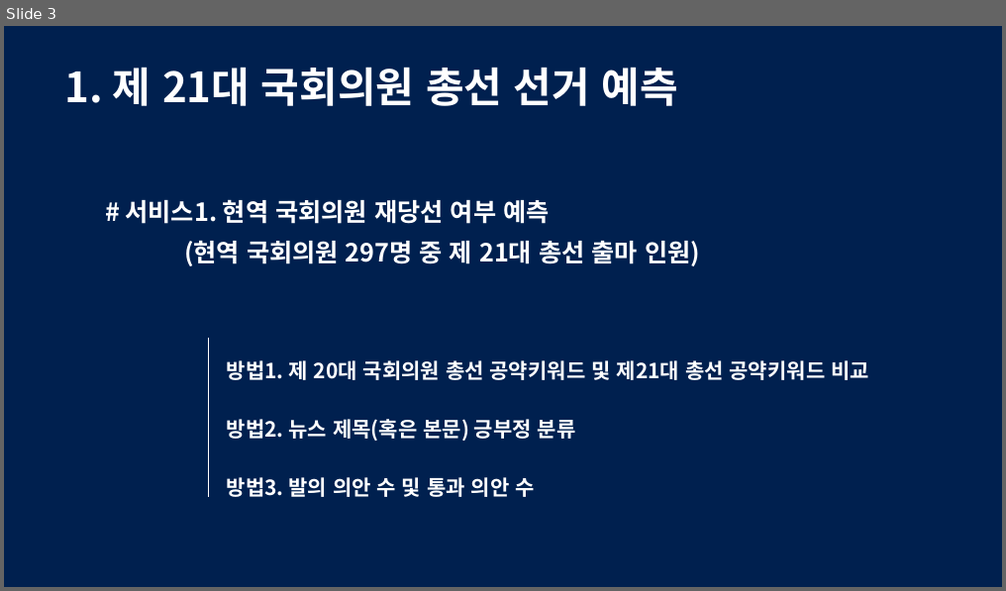
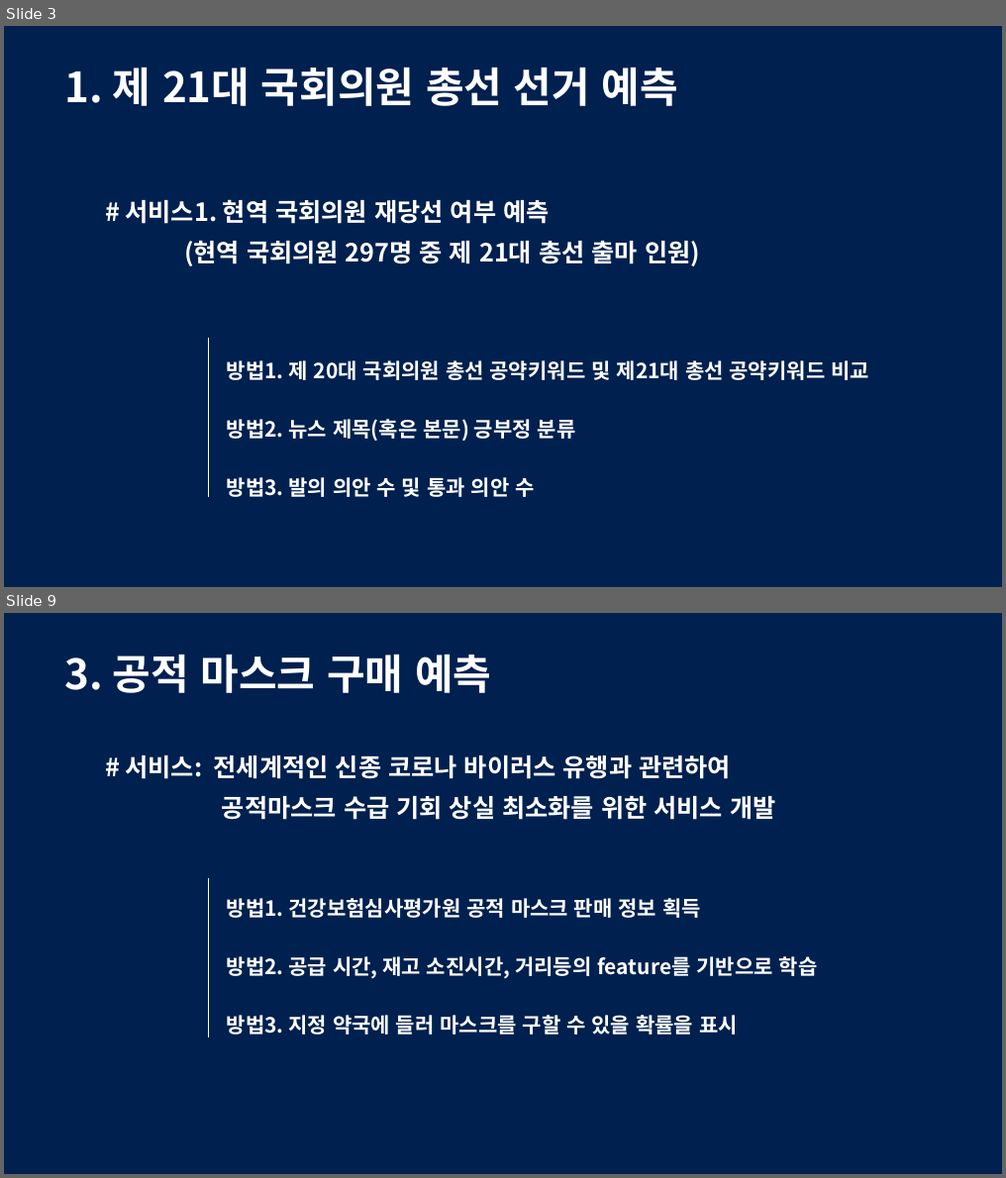
Before and after one commit to drhee0919/Rhee, a slide deck: 주제 발표.pptx. Shown one above the other, each under a label of ours: slide 3 before the commit, slides 3 and 9 after it; the slides between them are not shown. The pictures are 1006x591 and 1006x1178 pixels, drawn with LibreOffice and Linux fonts; fonts in the diff are those of the drawing. Boxes give left, top, right and bottom in pixels: in the first picture for what was removed or moved away, otherwise in the second. Text is boxed around its words. In the diff, an @@ line names an element or a change of style, - is before the commit and + after.

```diff
--- a/주제 발표.pptx
+++ b/주제 발표.pptx
@@ slide 9 added at <box>4,613,1002,1174</box>, background #FFFFFF @@
@@ rectangle added at <box>4,613,1002,1174</box>, fill #00204F @@
@@ text added at <box>65,654,491,693</box>, 40 pt, text #FFFFFF, bold @@
+3. 공적 마스크 구매 예측
@@ text added at <box>126,756,818,1035</box>, 20 pt, text #FFFFFF, bold @@
+# 서비스: 전세계적인 신종 코로나 바이러스 유행과 관련하여
+공적마스크 수급 기회 상실 최소화를 위한 서비스 개발
+방법1. 건강보험심사평가원 공적 마스크 판매 정보 획득
+방법2. 공급 시간, 재고 소진시간, 거리등의 feature를 기반으로 학습
+방법3. 지정 약국에 들러 마스크를 구할 수 있을 확률을 표시
@@ line added from (208, 878) to (208, 1038), #FFFFFF 0.5 pt @@
```
Also in this commit, not shown: 3 slides changed, 6 other slides added, 1 slide removed.
